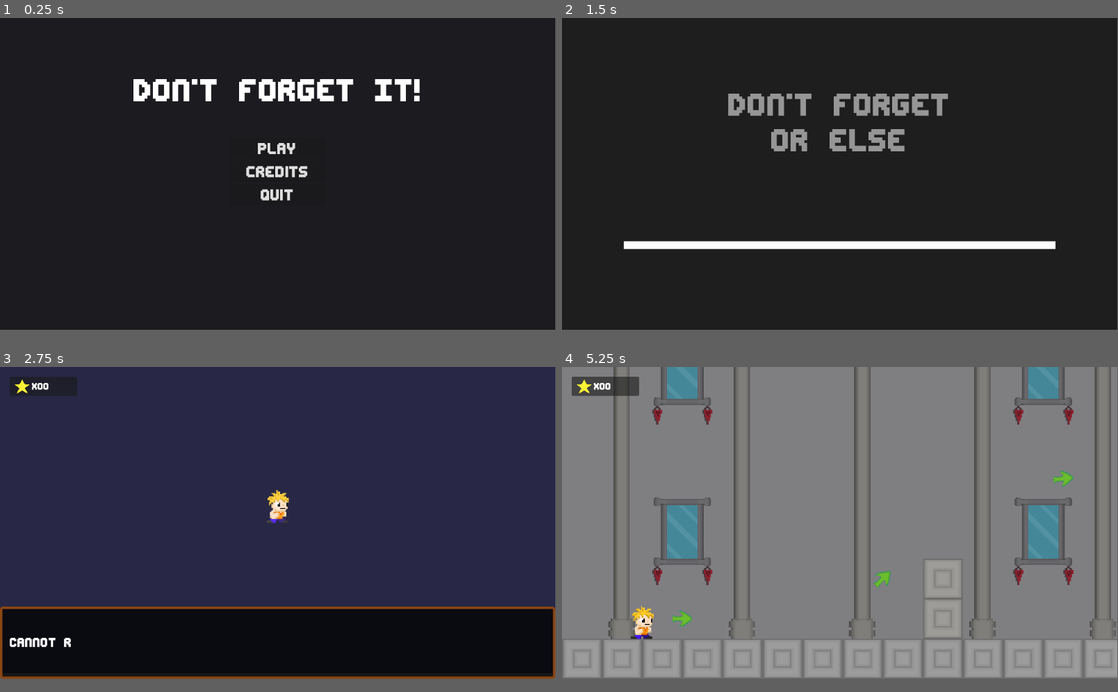
Above: before the commit, frames 1-4 (two rows, left to right).
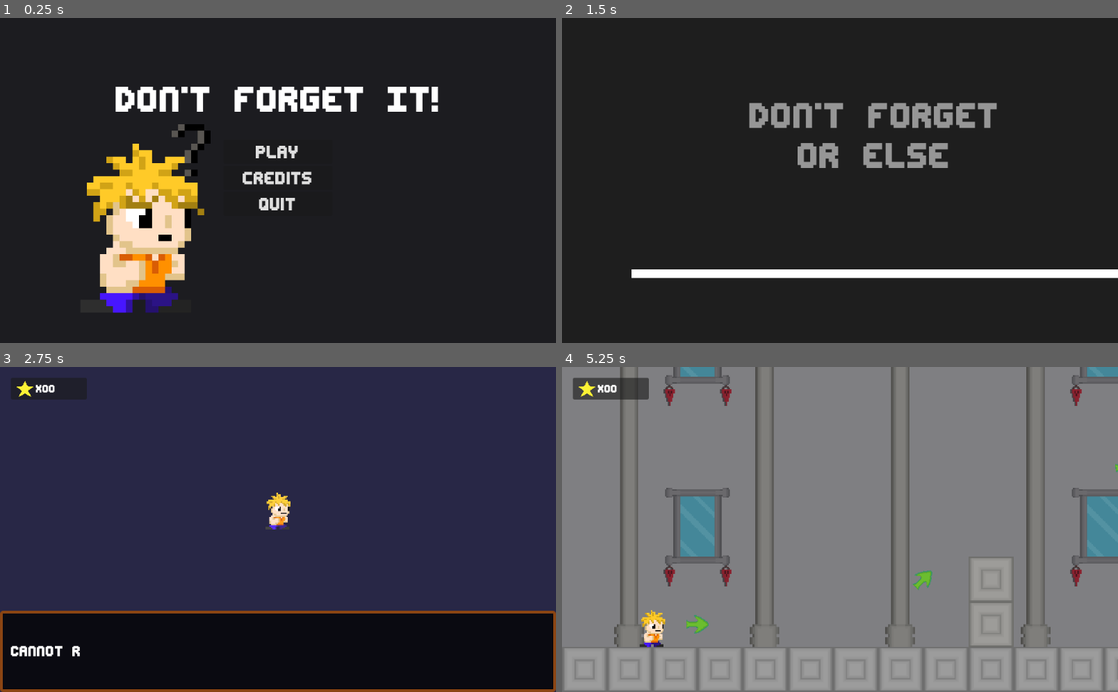
Above: after the commit, the same moments.

Repository: BhagatVedant/don-t-forget-it
Game: Godot game, scene res://main.tscn
Two runs of this game, one before a commit and one after it. Both use one fixed random seed, a clock stepped at 60 frames per second and the inputs below. Sound files missing from this copy of the repository are replaced by a short silence.
Inputs (mouse positions are in pixels of both pictures, inside the frame that each line leads up to):
- Up to frame 1 (0.25 s): no input
- Up to frame 2 (1.5 s): click "Play" at 0.5 s; tap Enter (ui_accept) at 1.25 s; move the mouse to (962, 157) at 1.27 s; hold Right (ui_right) from 1.28 s (still down); tap E (dash) at 1.35 s; click (962, 157) at 1.42 s
- Up to frame 3 (2.75 s): keep holding Right (ui_right); tap Space (jump) at 1.52, 2.27 s; move the mouse to (166, 539) at 2.02 s; tap V at 2.1 s; click (166, 539) at 2.17 s
- Up to frame 4 (5.25 s): move the mouse to (895, 454) at 2.77 s; release Right (ui_right) at 2.78 s; hold Left (ui_left) 2.78-3.53 s; tap E (dash) at 2.85, 4.35 s; click (895, 454) at 2.92 s; move the mouse to (812, 584) at 3.52 s; hold Right (ui_right) 3.53-5.03 s; tap V at 3.6, 5.1 s; click (812, 584) at 3.67 s; tap Space (jump) at 3.77, 4.52 s; move the mouse to (1006, 568) at 4.27 s; click (1006, 568) at 4.42 s; tap Escape (ui_cancel) at 4.9 s; move the mouse to (673, 477) at 5.02 s; hold Left (ui_left) from 5.03 s (still down); click (673, 477) at 5.17 s
In our replay, the window is 799x449 before the commit and 800x468 after it. These sizes can differ from the game's own. Grey fills any space a smaller window leaves; there, only what the larger window draws over its background counts as a difference.

The runs differ from the first frame. In frame 1, 12% of the frame differs, in the area x 15-79%, y 18-91%; in frame 2, 9.0%; in frame 3, 5.2%; in frame 4, 23%, in the area x 0-100%, y 0-100%.

Commit message:
Adjust audio volume levels, enhance input handling for game over UI, implement fullscreen toggle functionality, and update project settings for improved performance.

Diff:
--- a/AudioManager.gd
+++ b/AudioManager.gd
@@ -35,7 +35,7 @@
 func play_bgm():
 	if bgm_player and bgm_mushroom:
 		bgm_player.stream = bgm_mushroom
-		bgm_player.volume_db = -18  # Reduced volume for background music
+		bgm_player.volume_db = -24  # Reduced volume for background music (was -18)
 		bgm_player.play()
 		print("Background music started")
 
--- a/GameOverUI.gd
+++ b/GameOverUI.gd
@@ -12,9 +12,19 @@
 	visible = false
 
 func _input(event):
-	if waiting_for_input and event.pressed:
-		waiting_for_input = false
-		fade_to_main_screen()
+	if waiting_for_input:
+		# Check for key presses
+		if event is InputEventKey and event.pressed:
+			waiting_for_input = false
+			fade_to_main_screen()
+		# Check for mouse button presses
+		elif event is InputEventMouseButton and event.pressed:
+			waiting_for_input = false
+			fade_to_main_screen()
+		# Check for gamepad button presses
+		elif event is InputEventJoypadButton and event.pressed:
+			waiting_for_input = false
+			fade_to_main_screen()
 
 func show_game_over():
 	visible = true
--- a/SceneManager.gd
+++ b/SceneManager.gd
@@ -40,6 +40,28 @@
 
 	# Initialize game tracking
 	start_time = Time.get_time_dict_from_system()["hour"] * 3600 + Time.get_time_dict_from_system()["minute"] * 60 + Time.get_time_dict_from_system()["second"]
+
+func _input(_event):
+	# Handle fullscreen toggle
+	if Input.is_action_just_pressed("toggle_fullscreen"):
+		print("F11 pressed - toggling fullscreen")
+		toggle_fullscreen()
+
+func toggle_fullscreen():
+	var current_mode = DisplayServer.window_get_mode()
+	print("Current window mode: ", current_mode)
+
+	if current_mode == DisplayServer.WINDOW_MODE_FULLSCREEN:
+		DisplayServer.window_set_mode(DisplayServer.WINDOW_MODE_WINDOWED)
+		print("Switched to windowed mode")
+	else:
+		DisplayServer.window_set_mode(DisplayServer.WINDOW_MODE_FULLSCREEN)
+		print("Switched to fullscreen mode")
+
+	# Verify the change
+	await get_tree().process_frame
+	var new_mode = DisplayServer.window_get_mode()
+	print("New window mode: ", new_mode)
 
 func transition_to(scene_path: String, color: Color = Color.BLACK):
 	if is_transitioning:
--- a/castle/intro_ui.gd
+++ b/castle/intro_ui.gd
@@ -10,8 +10,8 @@
 	$Label3.modulate.a = 0.0  # hidden at first
 
 	var tween = create_tween()
-	tween.tween_property($Label3, "modulate:a", 1.0, 1.0).set_delay(1.0)
-	tween.tween_property($Label2, "modulate:a", 1.0, 1.0).set_delay(2.0)
+	tween.tween_property($Label3, "modulate:a", 1.0, 0.5).set_delay(1.0)
+	tween.tween_property($Label2, "modulate:a", 1.0, 0.5).set_delay(2.0)
 	tween.play()
 
 func _input(event):
--- a/checkpoint.gd
+++ b/checkpoint.gd
@@ -245,6 +245,11 @@
 
 func reset_player_to_checkpoint():
 	if player_in_level:
+		# Red flash effect when timer resets
+		SceneManager.fade_in(Color.RED)
+		await get_tree().create_timer(0.2).timeout  # Brief red flash
+		SceneManager.fade_out()
+
 		player_in_level.global_position = spawn_position
 		player_in_level.velocity = Vector2.ZERO
 
@@ -266,6 +271,11 @@
 	# Then reset player position if they still have some abilities
 	if current_ability_stage < ability_stages.size():
 		if player_in_level:
+			# Red flash effect when hitting spike
+			SceneManager.fade_in(Color.RED)
+			await get_tree().create_timer(0.2).timeout  # Brief red flash
+			SceneManager.fade_out()
+
 			player_in_level.global_position = spawn_position
 			player_in_level.velocity = Vector2.ZERO
 
--- a/main.gd
+++ b/main.gd
@@ -1,4 +1,8 @@
 extends Node2D
+
+func _ready():
+	# Display fullscreen shortcut info
+	print("Press F11 to toggle fullscreen mode")
 
 func _on_play_button_pressed():
 	SceneManager.transition_to("res://castle/intro_ui.tscn")
--- a/main.tscn
+++ b/main.tscn
@@ -17,6 +17,11 @@
 grow_vertical = 2
 mouse_filter = 2
 color = Color(0.109804, 0.109804, 0.12549, 1)
+
+[node name="Iconhome" type="Sprite2D" parent="CanvasLayer/ColorRect"]
+position = Vector2(256, 352)
+scale = Vector2(12, 12)
+texture = ExtResource("3_h2yge")
 
 [node name="Title" type="Label" parent="CanvasLayer"]
 anchors_preset = 5
@@ -64,14 +69,22 @@
 theme_override_font_sizes/font_size = 40
 text = "Quit"
 
-[node name="Iconhome" type="Sprite2D" parent="."]
-z_index = 4096
-position = Vector2(256, 432)
-scale = Vector2(12, 12)
-texture = ExtResource("3_h2yge")
+[node name="FullscreenHint" type="Label" parent="CanvasLayer"]
+anchors_preset = 3
+anchor_left = 1.0
+anchor_top = 1.0
+anchor_right = 1.0
+anchor_bottom = 1.0
+offset_left = -200.0
+offset_top = -30.0
+grow_horizontal = 0
+grow_vertical = 0
+theme_override_fonts/font = ExtResource("2_zgtjw")
+theme_override_font_sizes/font_size = 16
+horizontal_alignment = 2
 
 [connection signal="pressed" from="CanvasLayer/VBoxContainer/PlayButton" to="." method="_on_play_button_pressed"]
 [connection signal="pressed" from="CanvasLayer/VBoxContainer/PlayButton" to="." method="_on_play_pressed"]
 [connection signal="pressed" from="CanvasLayer/VBoxContainer/CreditsButton" to="." method="_on_credits_button_pressed"]
+[connection signal="pressed" from="CanvasLayer/VBoxContainer/QuitButton" to="." method="_on_quit_button_pressed"]
 [connection signal="pressed" from="CanvasLayer/VBoxContainer/QuitButton" to="." method="_on_quit_pressed"]
-[connection signal="pressed" from="CanvasLayer/VBoxContainer/QuitButton" to="." method="_on_quit_button_pressed"]
--- a/project.godot
+++ b/project.godot
@@ -12,7 +12,7 @@
 
 config/name="Don't Forget It!"
 run/main_scene="res://main.tscn"
-config/features=PackedStringArray("4.4", "Mobile")
+config/features=PackedStringArray("4.4", "Forward Plus")
 config/icon="uid://bhuikcxqj3fxf"
 
 [autoload]
@@ -20,6 +20,15 @@
 SceneManager="*res://SceneManager.gd"
 AudioManager="*res://AudioManager.tscn"
 StarManager="*res://StarManager.gd"
+
+[display]
+
+window/size/viewport_width=1024
+window/size/viewport_height=600
+window/size/resizable=true
+window/size/borderless=false
+window/stretch/mode="viewport"
+window/stretch/aspect="keep"
 
 [input]
 
@@ -65,8 +74,14 @@
 "events": [Object(InputEventKey,"resource_local_to_scene":false,"resource_name":"","device":-1,"window_id":0,"alt_press …(191 unchanged characters)…
 ]
 }
+toggle_fullscreen={
+"deadzone": 0.5,
+"events": [Object(InputEventKey,"resource_local_to_scene":false,"resource_name":"","device":-1,"window_id":0,"alt_pressed":false,"shift_pressed":false,"ctrl_pressed":false,"meta_pressed":false,"pressed":false,"keycode":0,"physical_keycode":4194342,"key_label":0,"unicode":0,"location":0,"echo":false,"script":null)
+, Object(InputEventKey,"resource_local_to_scene":false,"resource_name":"","device":-1,"window_id":0,"alt_pressed":true,"shift_pressed":false,"ctrl_pressed":false,"meta_pressed":false,"pressed":false,"keycode":0,"physical_keycode":4194309,"key_label":0,"unicode":0,"location":0,"echo":false,"script":null)
+]
+}
 
 [rendering]
 
 textures/canvas_textures/default_texture_filter=0
-renderer/rendering_method="mobile"
+renderer/rendering_method="forward_plus"
